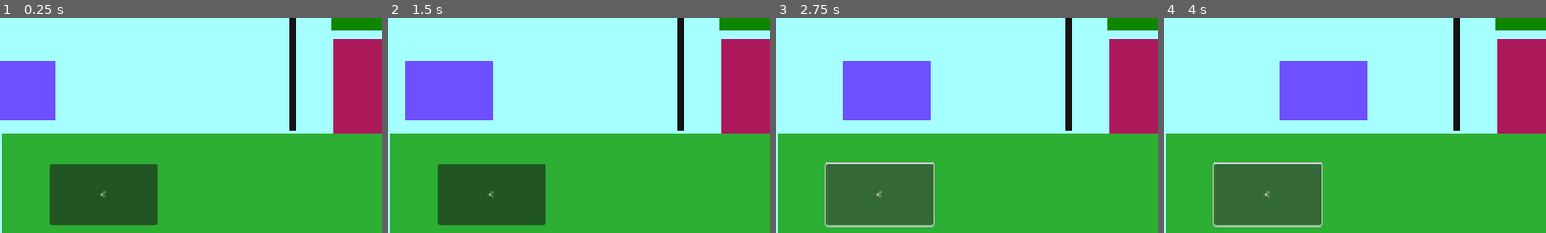
Above: before the commit, frames 1-4 (left to right).
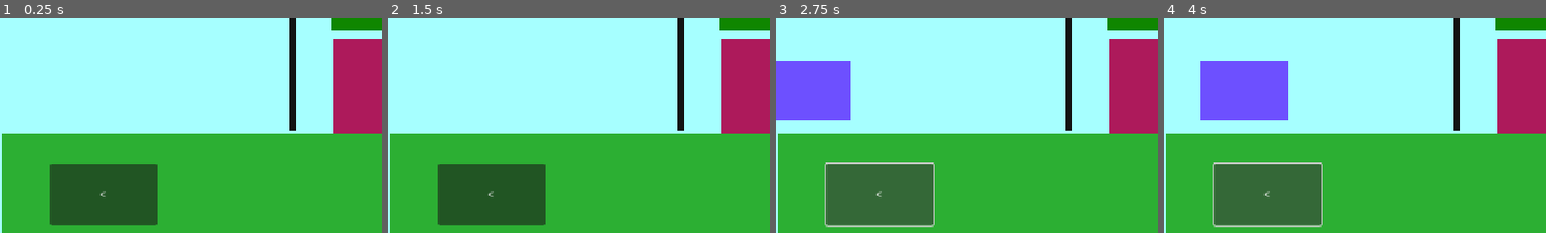
Above: after the commit, the same moments.

Repository: ninjadragonliu/Something
Game: Godot game, scene res://Scenes/world.tscn
Two runs of this game, one before a commit and one after it. Both use one fixed random seed, a clock stepped at 60 frames per second and the inputs below. The project has no main scene, so this scene is started directly.
Inputs:
- Up to frame 1 (0.25 s): no input
- Up to frame 2 (1.5 s): click "<" at 0.5 s; click ">" at 1.25 s
- Up to frame 3 (2.75 s): click "<" at 2 s
- Up to frame 4 (4 s): click ">" at 2.75 s; click "<" at 3.5 s
The pictures show only the part of the screen within x 0-50%, y 45-95%; the shares and areas given below are measured in that part.

The runs differ from the first frame. In frame 1, 4.0% of the frame differs, in the area x 0-15%, y 20-48%; in frame 2, 6.3%; in frame 3, 11%; in frame 4, 11%, in the area x 9-54%, y 20-48%.

Commit message:
update the logic once more

Diff:
--- a/something/Scripts/enemies.gd
+++ b/something/Scripts/enemies.gd
@@ -14,7 +14,6 @@
 	Vector2(1150, 400)
 ]
 
-
 func _ready() -> void:
 	enemies = get_tree().get_nodes_in_group("enemy")
 
@@ -25,5 +24,4 @@
 
 	enemy.position = spawn_position
 	enemy.speed = enemies_speed
-
 	add_child(enemy)
--- a/something/Scripts/world.gd
+++ b/something/Scripts/world.gd
@@ -1,14 +1,21 @@
 extends Control
 
 @onready var player = get_tree().get_nodes_in_group("player")[0]
-
 @onready var enemies = $Enemies2
 
 var enemy_in_range_left
 var enemy_in_range_right
 
 func _ready() -> void:
-	enemies.spawn_enemy()
+	var timer = Timer.new()
+	timer.wait_time = 2.0  # 每 2 秒生成一个敌人
+	timer.autostart = true
+	timer.one_shot = false
+
+	for i in enemies.enemies_amount:
+		timer.timeout.connect(enemies.spawn_enemy)
+
+	add_child(timer)
 
 func _process(delta: float) -> void:
 	$Health/Label.text = str(Global.health) + "/100"
